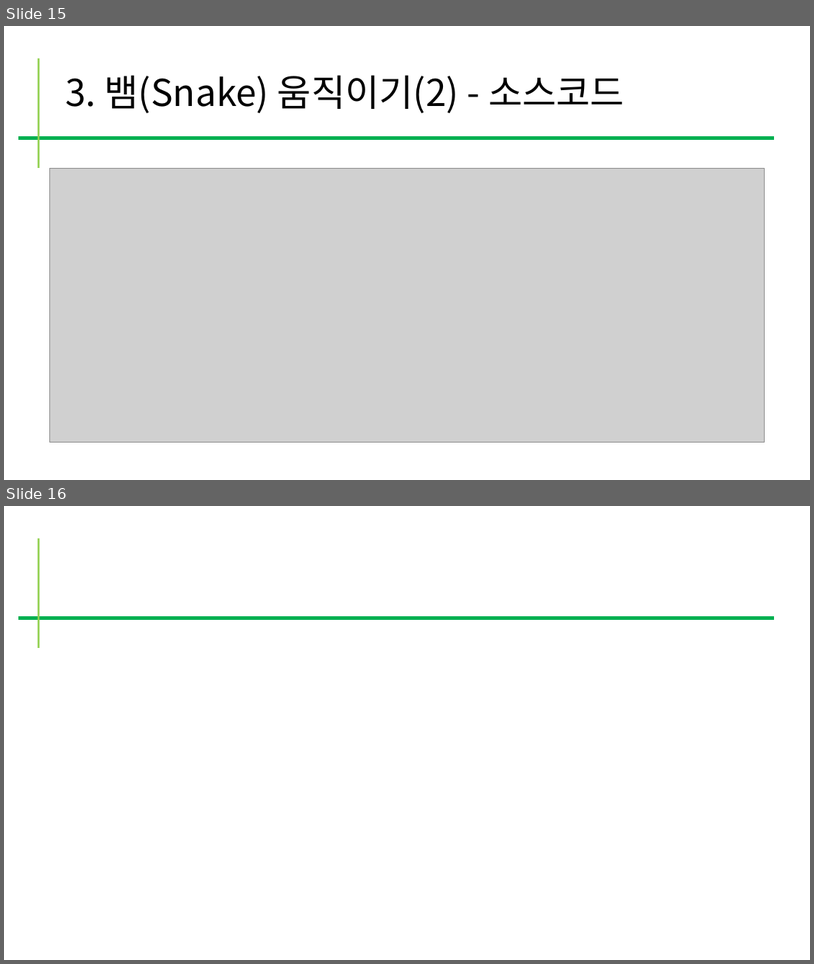
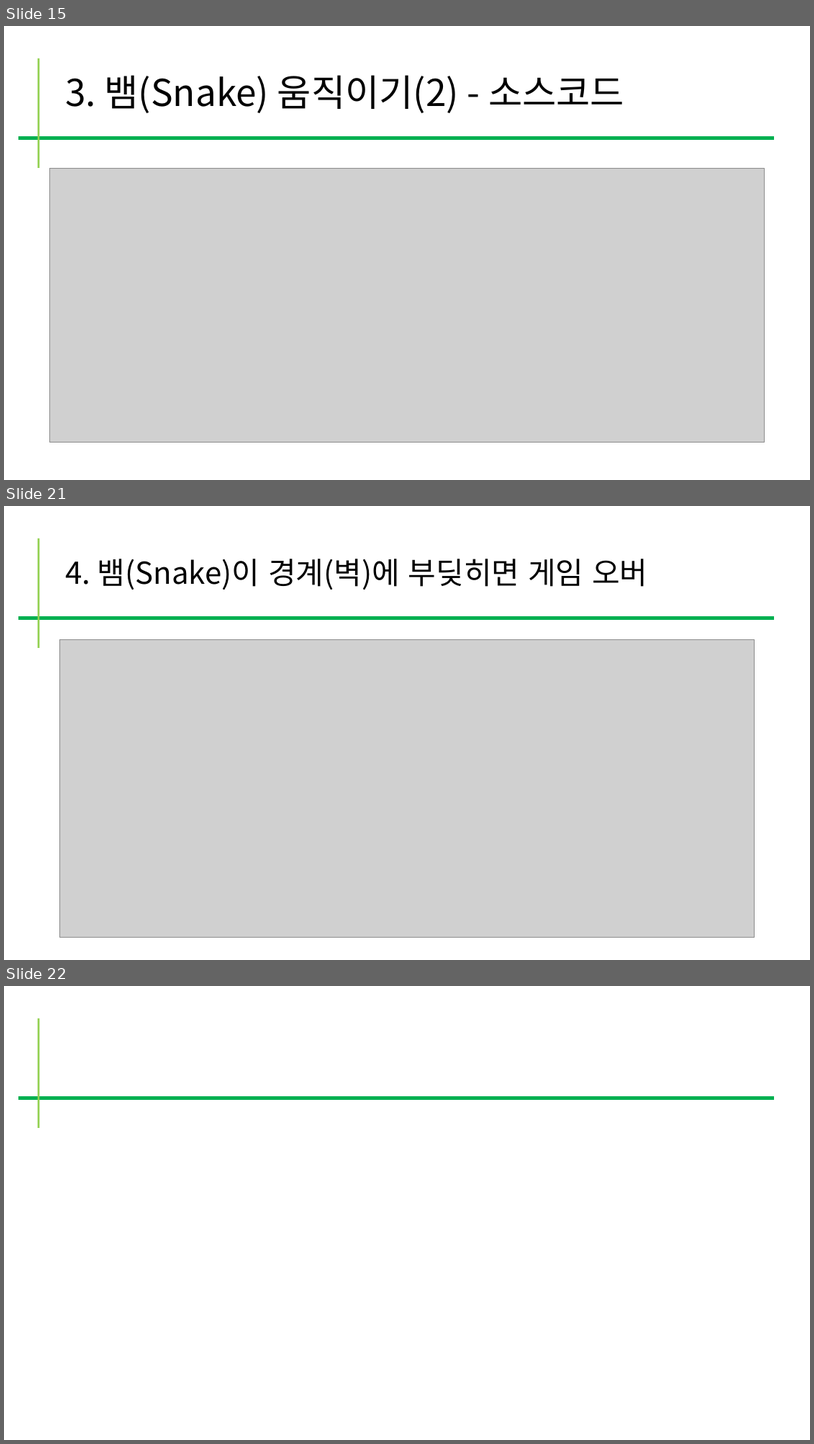
Before and after one commit to kig2929kig/ui, a slide deck: snake.pptx. Shown one above the other, each under a label of ours: slides 15 and 16 before the commit, slides 15, 21 and 22 after it; the slides between them are not shown. The pictures are 814x964 and 814x1444 pixels, drawn with LibreOffice and Linux fonts; fonts in the diff are those of the drawing; grey boxes stand for pictures. Boxes give left, top, right and bottom in pixels: in the first picture for what was removed or moved away, otherwise in the second. Text is boxed around its words. In the diff, an @@ line names an element or a change of style, - is before the commit and + after.

```diff
--- a/snake.pptx
+++ b/snake.pptx
@@ slide 21 added at [4, 506, 810, 960], background #FFFFFF @@
@@ line added from (39, 538) to (39, 648), #92D050 2.25 pt @@
@@ title added at [65, 559, 648, 590], 36 pt, text #000000 @@
+4. 뱀(Snake)이 경계(벽)에 부딪히면 게임 오버
@@ line added from (18, 618) to (774, 618), #00B050 4.5 pt @@
@@ picture added at [59, 640, 756, 937] @@
@@ what was slide 16 is now slide 22 @@
```
Also in this commit, not shown: 1 slide changed, 5 other slides added, 1 slide removed.
